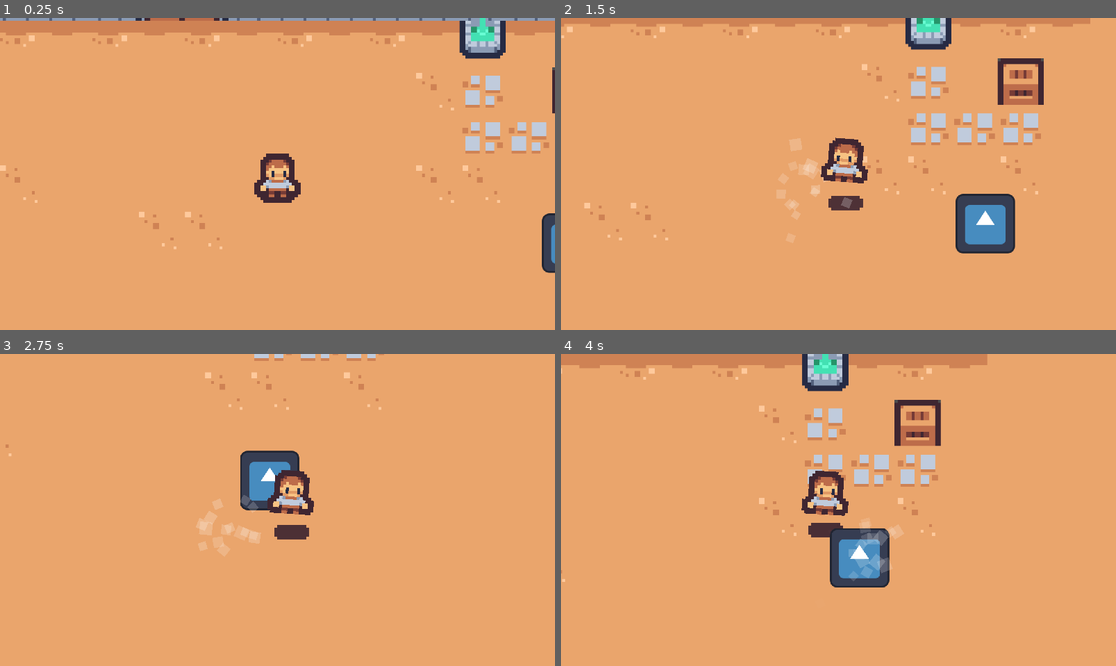
Above: before the commit, frames 1-4 (two rows, left to right).
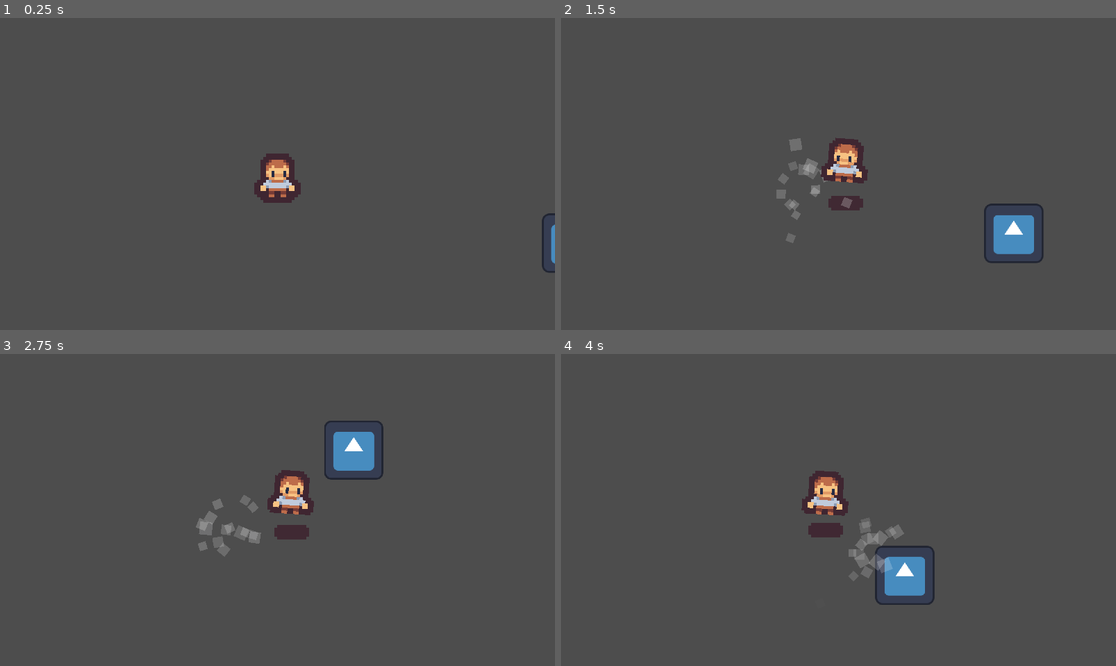
Above: after the commit, the same moments.

Repository: tswic-highdesert/eclipsejam
Game: Godot game, scene res://Levels/dungeon_level.tscn
Two runs of this game, one before a commit and one after it. Both use one fixed random seed, a clock stepped at 60 frames per second and the inputs below. The engine's default icon, where the game draws it, is replaced by a stand-in: a white triangle on a blue panel in a dark square.
Inputs (mouse positions are in pixels of both pictures, inside the frame that each line leads up to):
- Up to frame 1 (0.25 s): no input
- Up to frame 2 (1.5 s): tap Enter at 0.5 s; move the mouse to (960, 158) at 0.52 s; hold Right (ui_right) 0.53-1.28 s; move the mouse to (727, 189) at 1.27 s; hold Down (ui_down) from 1.28 s (still down)
- Up to frame 3 (2.75 s): move the mouse to (333, 441) at 2.02 s; release Down (ui_down) at 2.03 s; hold Right (ui_right) from 2.03 s (still down)
- Up to frame 4 (4 s): move the mouse to (810, 572) at 2.77 s; release Right (ui_right) at 2.78 s; hold Up (ui_up) 2.78-3.53 s; move the mouse to (1005, 556) at 3.52 s; hold Left (ui_left) from 3.53 s (still down)

The runs differ from the first frame. In frame 1, 99% of the frame differs, in the area x 0-100%, y 0-100%; in frame 2, 98%; in frame 3, 98%; in frame 4, 98%.

Commit message:
Enemy Types

Diff:
--- a/eclipseJam/Enemies/ParentEnemy.gd
+++ b/eclipseJam/Enemies/ParentEnemy.gd
@@ -11,7 +11,6 @@
 
 
 func _physics_process(delta):
-
 	chase_player(delta)
 
 func chase_player(delta):
@@ -19,6 +18,5 @@
 	move_and_slide()
 
 
-func _on_aggro_radius_body_entered(body):
-	print("Made it!")
-	currentSpeed = aggroSpeed
+#func _on_aggro_radius_body_entered(body):
+	#currentSpeed = aggroSpeed
--- a/eclipseJam/Enemies/ranged.gd
+++ b/eclipseJam/Enemies/ranged.gd
@@ -1,10 +1,38 @@
 extends "res://Enemies/ParentEnemy.gd"
 
+const projectile = preload("res://Projectiles/ParentBullet.tscn")
 
+var canFire = true
+var inRange = false
+
+
+func _physics_process(delta):
+	chase_player(delta)
+	if inRange == true:
+		fire_projectile()
+
+	print (currentSpeed)
+
+func chase_player(delta):
+	velocity = (Global.player.global_position-global_position).normalized() * currentSpeed
+	move_and_slide()
 
 func _on_firing_range_body_entered(body):
 	currentSpeed = 0
-
+	inRange = true
 
 func _on_firing_range_body_exited(body):
 	currentSpeed = aggroSpeed
+	inRange = false
+
+func fire_projectile():
+	if canFire == true:
+		Global.instance_scene_on_main(projectile, self.position)
+		canFire = false
+		$Timer.start()
+	else:
+		pass
+
+
+func _on_timer_timeout():
+	canFire = true
--- a/eclipseJam/Enemies/ranged.tscn
+++ b/eclipseJam/Enemies/ranged.tscn
@@ -17,5 +17,8 @@
 shape = SubResource("CircleShape2D_np54e")
 debug_color = Color(0.898039, 0.760784, 0, 0.419608)
 
+[node name="Timer" type="Timer" parent="." index="5"]
+
 [connection signal="body_entered" from="firingRange" to="." method="_on_firing_range_body_entered"]
 [connection signal="body_exited" from="firingRange" to="." method="_on_firing_range_body_exited"]
+[connection signal="timeout" from="Timer" to="." method="_on_timer_timeout"]
--- a/eclipseJam/Levels/dungeon_level.tscn
+++ b/eclipseJam/Levels/dungeon_level.tscn
@@ -459,11 +459,10 @@
 custom_data_layer_0/type = 2
 sources/1 = SubResource("TileSetAtlasSource_efbss")
 
-[sub_resource type="RectangleShape2D" id="RectangleShape2D_eqc41"]
-
 [node name="Dungeon Level" type="Node2D"]
 
 [node name="TileMap" type="TileMap" parent="."]
+visible = false
 position = Vector2(11, -22)
 tile_set = SubResource("TileSet_3hwbm")
 format = 2
@@ -481,15 +480,6 @@
 position_smoothing_enabled = true
 position_smoothing_speed = 10.0
 
-[node name="RigidBody2D" type="RigidBody2D" parent="."]
-mass = 0.13
-gravity_scale = 0.0
-
-[node name="CollisionShape2D" type="CollisionShape2D" parent="RigidBody2D"]
-shape = SubResource("RectangleShape2D_eqc41")
-
-[node name="Area2D" type="Area2D" parent="RigidBody2D"]
-
 [node name="TilemapPacked" type="Sprite2D" parent="."]
 visible = false
 position = Vector2(234, 186)
--- /dev/null
+++ b/eclipseJam/Projectiles/ParentBullet.gd
@@ -0,0 +1 @@
+extends RigidBody2D
--- /dev/null
+++ b/eclipseJam/Projectiles/ParentBullet.tscn
@@ -0,0 +1,17 @@
+[gd_scene load_steps=4 format=3 uid="uid://l5w2hprwcy5s"]
+
+[ext_resource type="Script" path="res://Projectiles/ParentBullet.gd" id="1_aunx3"]
+[ext_resource type="Texture2D" uid="uid://cr1wdo23n7qcc" path="res://icon.svg" id="1_ywa01"]
+
+[sub_resource type="RectangleShape2D" id="RectangleShape2D_ivvwr"]
+
+[node name="ParentBullet" type="RigidBody2D"]
+gravity_scale = 0.0
+script = ExtResource("1_aunx3")
+
+[node name="CollisionShape2D" type="CollisionShape2D" parent="."]
+shape = SubResource("RectangleShape2D_ivvwr")
+
+[node name="Sprite2D" type="Sprite2D" parent="."]
+scale = Vector2(0.185, 0.185)
+texture = ExtResource("1_ywa01")
Not shown: 1 places in eclipseJam/Levels/dungeon_level.tscn that only renumber resources
